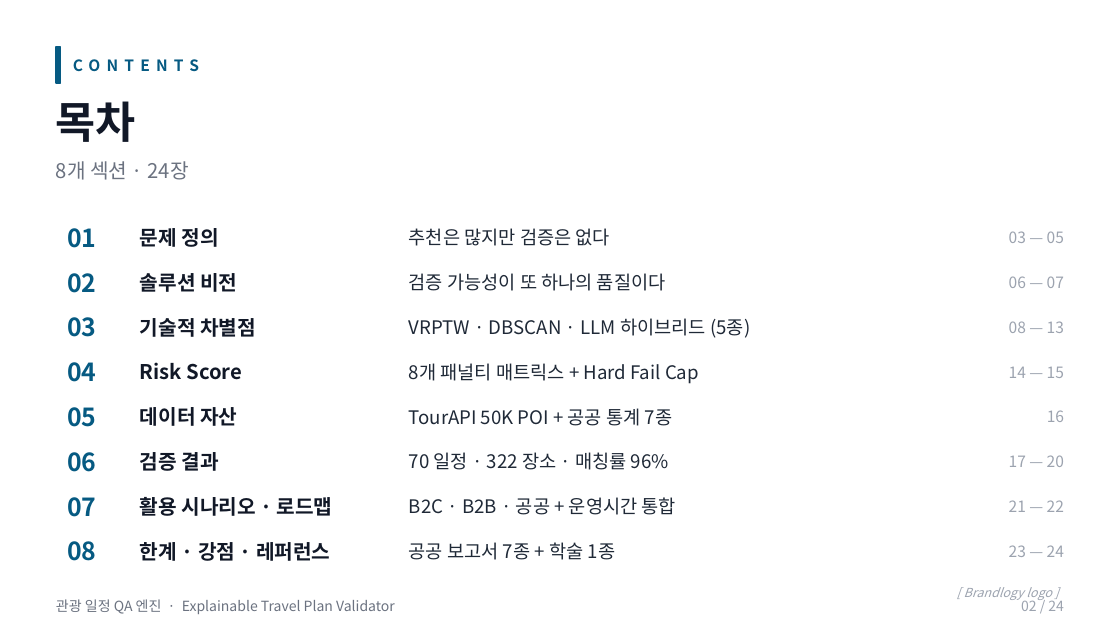
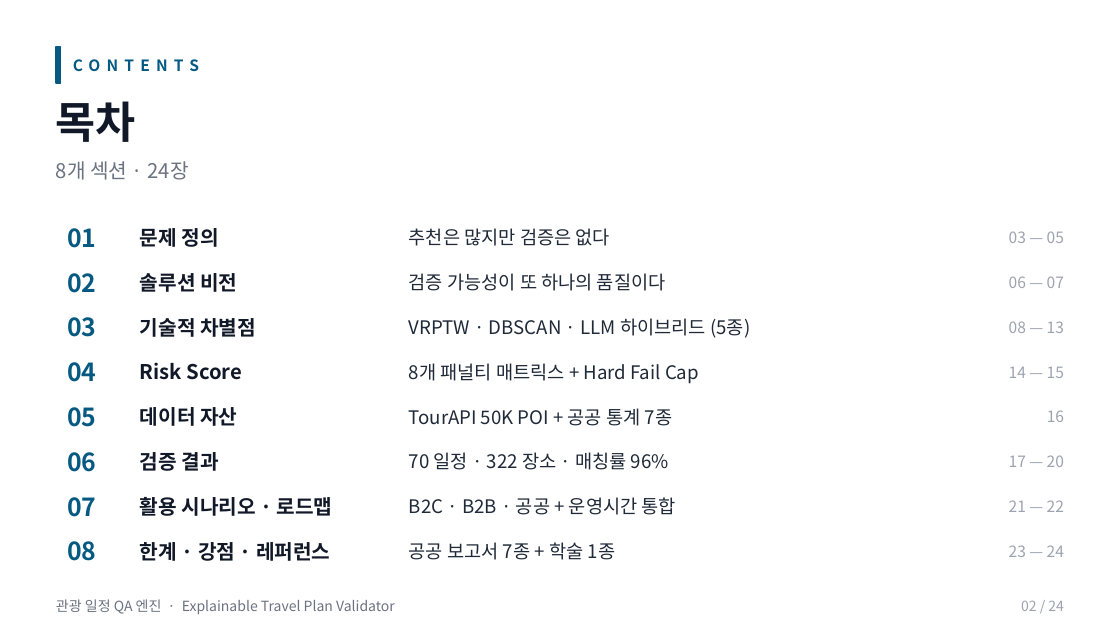
Before and after one commit to multiful/Explainable-Travel-Plan-Validator, a slide deck: slide 2 of gun/data/Travel_QA_Engine_2026_v3_final.pptx. Drawn at 1120x630 pixels with LibreOffice and Linux fonts; fonts in the diff are those of the drawing. Boxes give left, top, right and bottom in pixels: in the first picture for what was removed or moved away, otherwise in the second. Text is boxed around its words. In the diff, an @@ line names an element or a change of style, - is before the commit and + after.

```diff
--- a/gun/data/Travel_QA_Engine_2026_v3_final.pptx
+++ b/gun/data/Travel_QA_Engine_2026_v3_final.pptx
@@ text removed at box(964, 587, 1051, 601) @@
-[ Brandlogy logo ]
```
Also in this commit, not shown: 5 other slides changed, 1 slide added, 1 other file.
